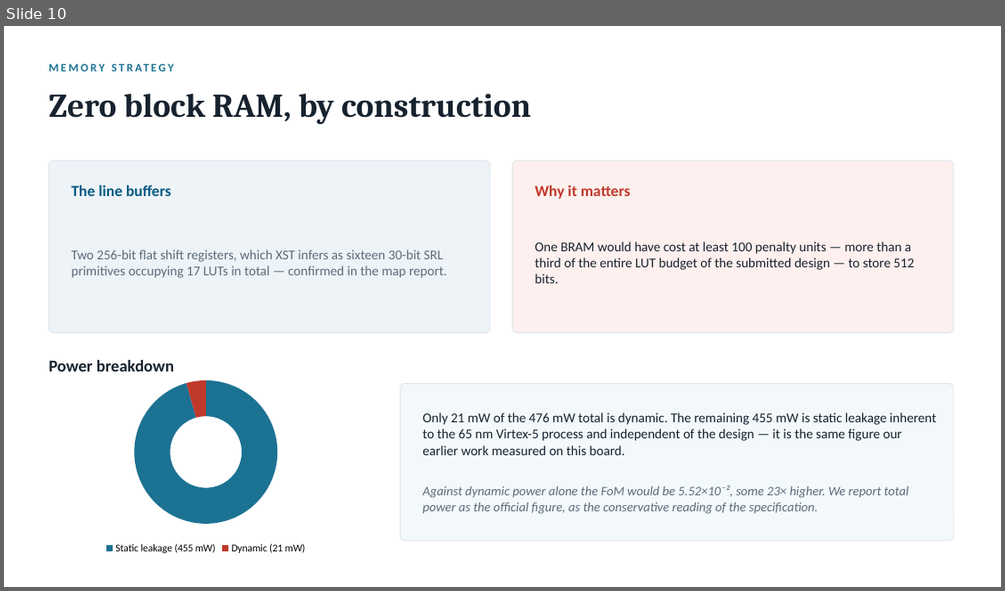
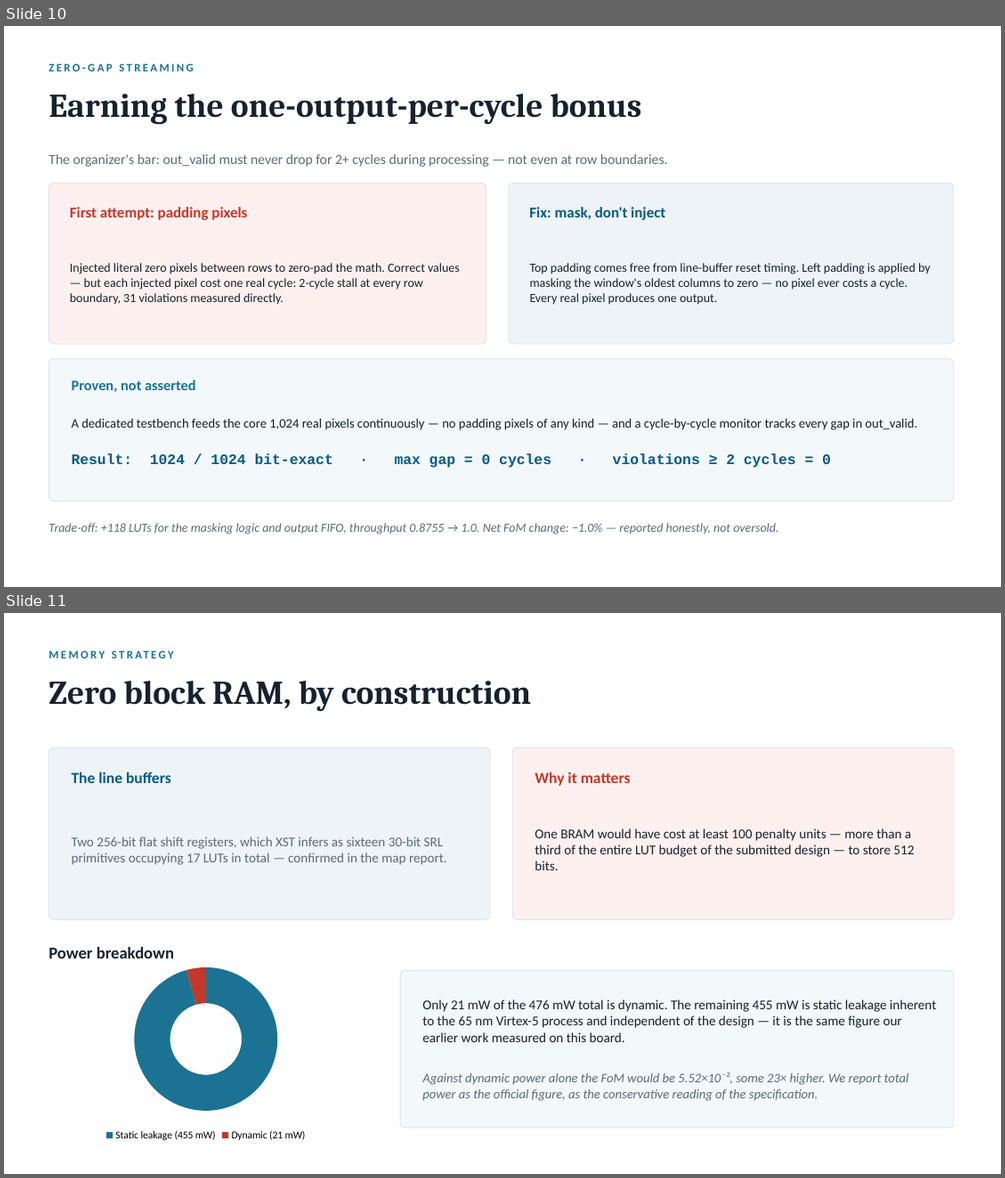
Before and after one commit to MOHAMED141414/sscs2026-conv-accel, a slide deck: docs/SSCS2026_presentation.pptx. Shown one above the other, each under a label of ours: slide 10 before the commit, slides 10 and 11 after it. The pictures are 1005x591 and 1005x1178 pixels, drawn with LibreOffice and Linux fonts; fonts in the diff are those of the drawing. Boxes give left, top, right and bottom in pixels: in the first picture for what was removed or moved away, otherwise in the second. Text is boxed around its words. In the diff, an @@ line names an element or a change of style, - is before the commit and + after.

Commit message:
Update presentation: add SAME-padding bonus slide, fix stale VALID-build numbers, two-column results table

```diff
--- a/docs/SSCS2026_presentation.pptx
+++ b/docs/SSCS2026_presentation.pptx
@@ slide 10 added at (4, 26, 1001, 587), background #FFFFFF @@
@@ text added at (48, 63, 194, 71), 11 pt, text #1C7293, bold @@
+ZERO-GAP STREAMING
@@ text added at (48, 94, 642, 125), 32 pt, text #16222E, bold @@
+Earning the one-output-per-cycle bonus
@@ text added at (48, 154, 668, 167), 13.5 pt, text #5C6B7A @@
+The organizer's bar: out_valid must never drop for 2+ cycles during processing — not even at row boundaries.
@@ rounded rectangle added at (48, 183, 486, 344), fill #FDF0EE, outline #DCE5EC 0.75 pt @@
@@ rounded rectangle added at (509, 183, 954, 344), fill #EEF3F7, outline #DCE5EC 0.75 pt @@
@@ text added at (70, 207, 247, 220), 14.5 pt, text #C0392B, bold @@
+First attempt: padding pixels
@@ text added at (529, 207, 665, 220), 14.5 pt, text #065A82, bold @@
+Fix: mask, don't inject
@@ text added at (70, 263, 460, 305), 12 pt, text #16222E @@
+Injected literal zero pixels between rows to zero-pad the math. Correct values — but each injected pixel cost one real cycle: 2-cycle stall at every row boundary, 31 violations measured directly.
@@ text added at (530, 263, 930, 305), 12 pt, text #16222E @@
+Top padding comes free from line-buffer reset timing. Left padding is applied by masking the window's oldest columns to zero — no pixel ever costs a cycle. Every real pixel produces one output.
@@ rounded rectangle added at (48, 359, 954, 501), fill #F3F8FB, outline #DCE5EC 0.75 pt @@
@@ text added at (72, 379, 196, 392), 14 pt, text #1C7293, bold @@
+Proven, not asserted
@@ text added at (72, 418, 917, 430), 12.5 pt, text #16222E @@
+A dedicated testbench feeds the core 1,024 real pixels continuously — no padding pixels of any kind — and a cycle-by-cycle monitor tracks every gap in out_valid.
@@ text added at (72, 453, 831, 467), 14 pt, text #065A82, bold @@
+Result: 1024 / 1024 bit-exact · max gap = 0 cycles · violations ≥ 2 cycles = 0
@@ text added at (48, 523, 778, 534), 12 pt, text #5C6B7A, italic @@
+Trade-off: +118 LUTs for the masking logic and output FIFO, throughput 0.8755 → 1.0. Net FoM change: −1.0% — reported honestly, not oversold.
@@ what was slide 10 is now slide 11 @@
```
Also in this commit, not shown: 4 slides changed, 1 other file.
